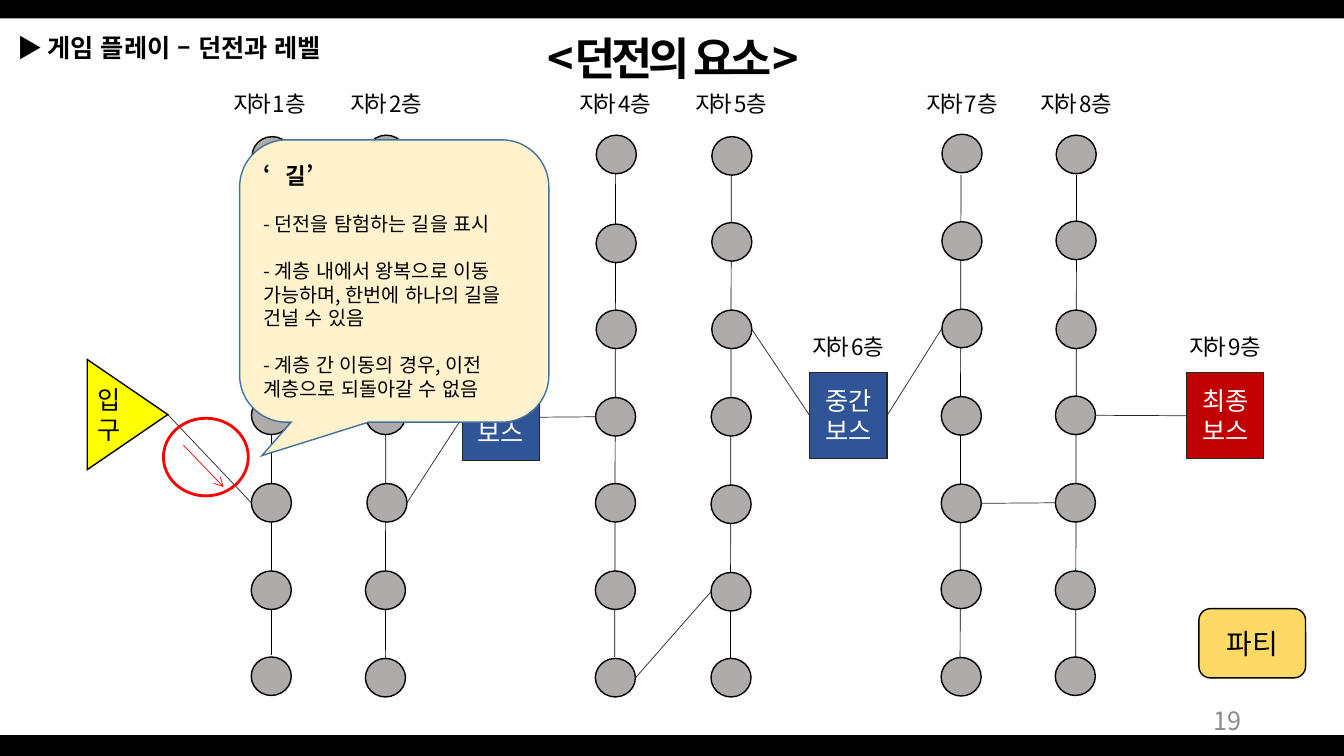
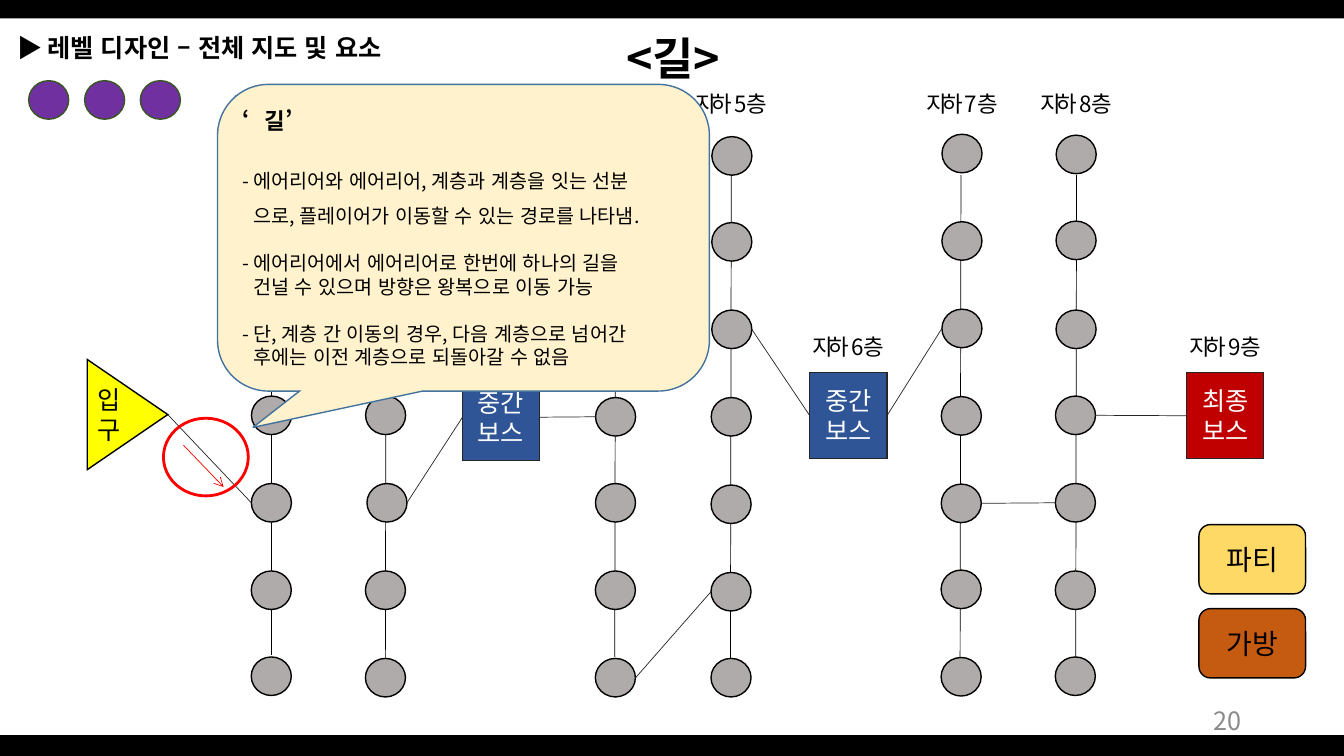
Before and after one commit to Bumizi/GameDesign, a slide deck: slide 20 of 2018 동계방학 기획자 특훈/Dungeon Tamer_1901011.pptx (slide 19 before the commit). Drawn at 1344x756 pixels with LibreOffice and Linux fonts; fonts in the diff are those of the drawing. Boxes give left, top, right and bottom in pixels: in the first picture for what was removed or moved away, otherwise in the second. Text is boxed around its words. In the diff, an @@ line names an element or a change of style, - is before the commit and + after.

Commit message:
Dungeon Tamer 10차
제안서 10차
-목차 수정
-레벨 디자인(전투화면UI) 다듬기
-맵 디자인 설정 추가
-시스템 디자인 항목 추가

```diff
--- a/2018 동계방학 기획자 특훈/Dungeon Tamer_1901011.pptx
+++ b/2018 동계방학 기획자 특훈/Dungeon Tamer_1901011.pptx
@@ text removed at box(47, 36, 321, 60) @@
-▶ 게임 플레이 – 던전과 레벨
@@ text added at box(47, 36, 381, 60), 18 pt, text #000000, bold @@
+▶ 레벨 디자인 – 전체 지도 및 요소
@@ text at box(626, 37, 720, 87): text changed @@
-<던전의 요소>
+<길>
@@ ellipse added at box(28, 81, 69, 119), fill #7030A0, outline #385723 1 pt @@
@@ ellipse added at box(85, 81, 125, 119), fill #7030A0, outline #385723 1 pt @@
@@ ellipse added at box(140, 81, 180, 119), fill #7030A0, outline #385723 1 pt @@
@@ rounded speech box "‘길’": place and size @@
-rounded speech box "‘길’" at box(240, 140, 549, 422)
+rounded speech box "‘길’" at box(218, 85, 710, 391)
@@ text removed at box(350, 93, 422, 114) @@
-지하 2층
@@ text removed at box(580, 93, 652, 114) @@
-지하 4층
@@ text in rounded speech box at box(253, 171, 640, 366): text changed @@
-- 던전을 탐험하는 길을 표시
-- 계층 내에서 왕복으로 이동 가능하며, 한번에 하나의 길을 건널 수 있음
-- 계층 간 이동의 경우, 이전 계층으로 되돌아갈 수 없음
+- 에어리어와 에어리어, 계층과 계층을 잇는 선분
+으로, 플레이어가 이동할 수 있는 경로를 나타냄.
+- 에어리어에서 에어리어로 한번에 하나의 길을
+건널 수 있으며 방향은 왕복으로 이동 가능
+- 단, 계층 간 이동의 경우, 다음 계층으로 넘어간
+후에는 이전 계층으로 되돌아갈 수 없음
@@ rounded rectangle "파티": place and size @@
-rounded rectangle "파티" at box(1199, 609, 1306, 679)
+rounded rectangle "파티" at box(1199, 524, 1306, 594)
@@ rounded rectangle added at box(1199, 609, 1306, 679), fill #C55A11, outline #000000 1 pt, 20 pt, text #000000 @@
+가방
@@ page number at box(1213, 711, 1241, 737): text changed @@
-19
+20
```
Also in this commit, not shown: 46 other slides changed, 14 slides added.
